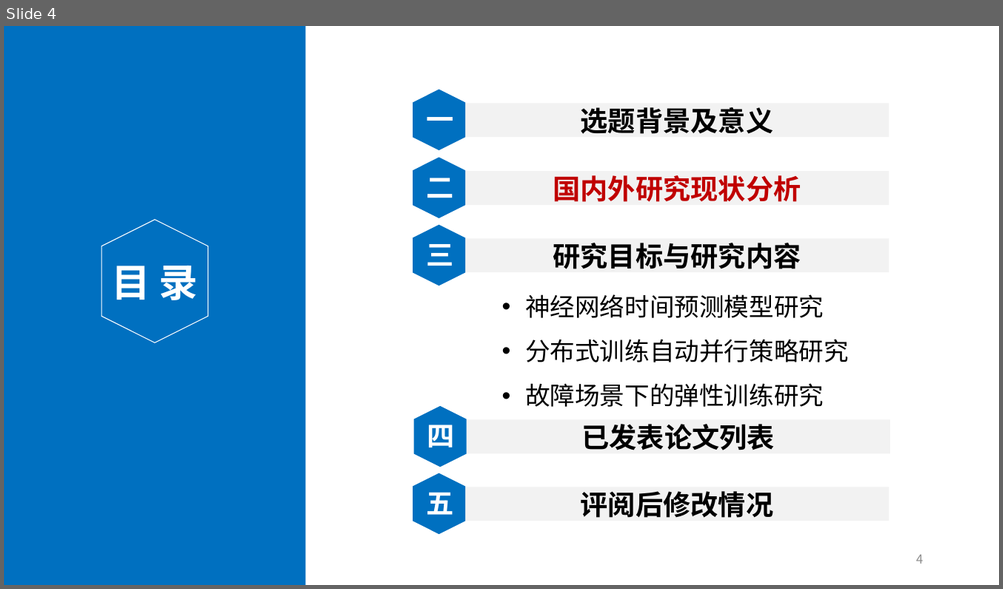
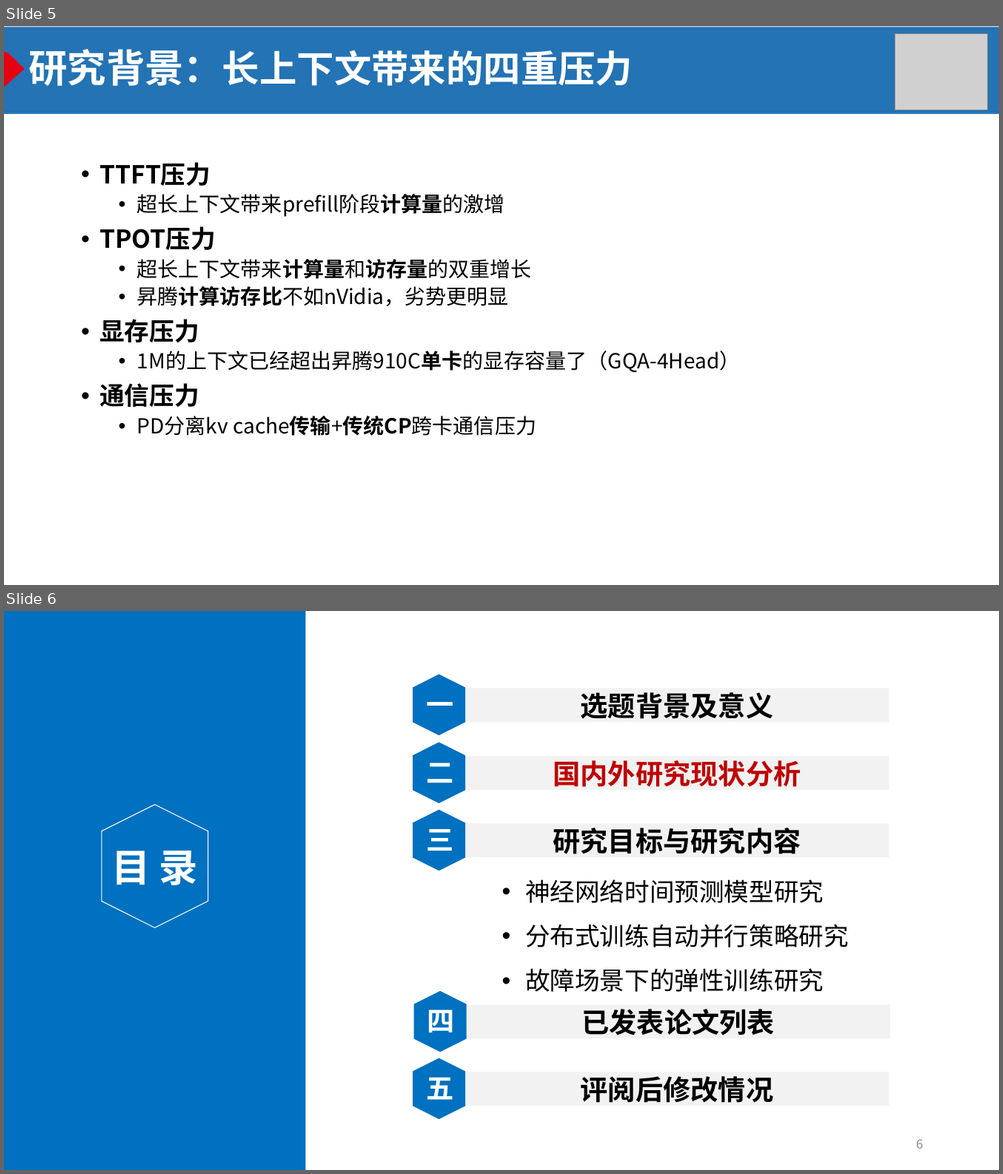
Before and after one commit to Kurumi5210/ucasproposal, a slide deck: 陈潇-开题答辩.pptx. Shown one above the other, each under a label of ours: slide 4 before the commit, slides 5 and 6 after it. The pictures are 1003x589 and 1003x1174 pixels, drawn with LibreOffice and Linux fonts; fonts in the diff are those of the drawing; grey boxes stand for pictures. Boxes give left, top, right and bottom in pixels: in the first picture for what was removed or moved away, otherwise in the second. Text is boxed around its words. In the diff, an @@ line names an element or a change of style, - is before the commit and + after.

```diff
--- a/陈潇-开题答辩.pptx
+++ b/陈潇-开题答辩.pptx
@@ slide 5 added at (x1=4, y1=26, x2=999, y2=585), background #FFFFFF @@
@@ picture added at (x1=4, y1=26, x2=999, y2=111) @@
@@ rectangle added at (x1=4, y1=27, x2=999, y2=114), fill #1169B3 at 90% opacity @@
@@ picture added at (x1=895, y1=33, x2=987, y2=110) @@
@@ freeform shape added at (x1=4, y1=51, x2=25, y2=87), fill #E50012 @@
@@ text added at (x1=29, y1=49, x2=633, y2=86), 36 pt, text #FFFFFF, bold @@
+研究背景：长上下文带来的四重压力
@@ text added at (x1=99, y1=162, x2=740, y2=436), 20 pt, text #000000 @@
+• TTFT压力
+  • 超长上下文带来prefill阶段计算量的激增
+• TPOT压力
+  • 超长上下文带来计算量和访存量的双重增长
+  • 昇腾计算访存比不如nVidia，劣势更明显
+• 显存压力
+  • 1M的上下文已经超出昇腾910C单卡的显存容量了（GQA-4Head）
+• 通信压力
+  • PD分离kv cache传输+传统CP跨卡通信压力
@@ what was slide 4 is now slide 6 @@
@@ page number at (x1=916, y1=1139, x2=922, y2=1149): text changed @@
-4
+6
```
Also in this commit, not shown: 2 slides changed, 2 other slides added, 1 slide removed, 5 other files.
